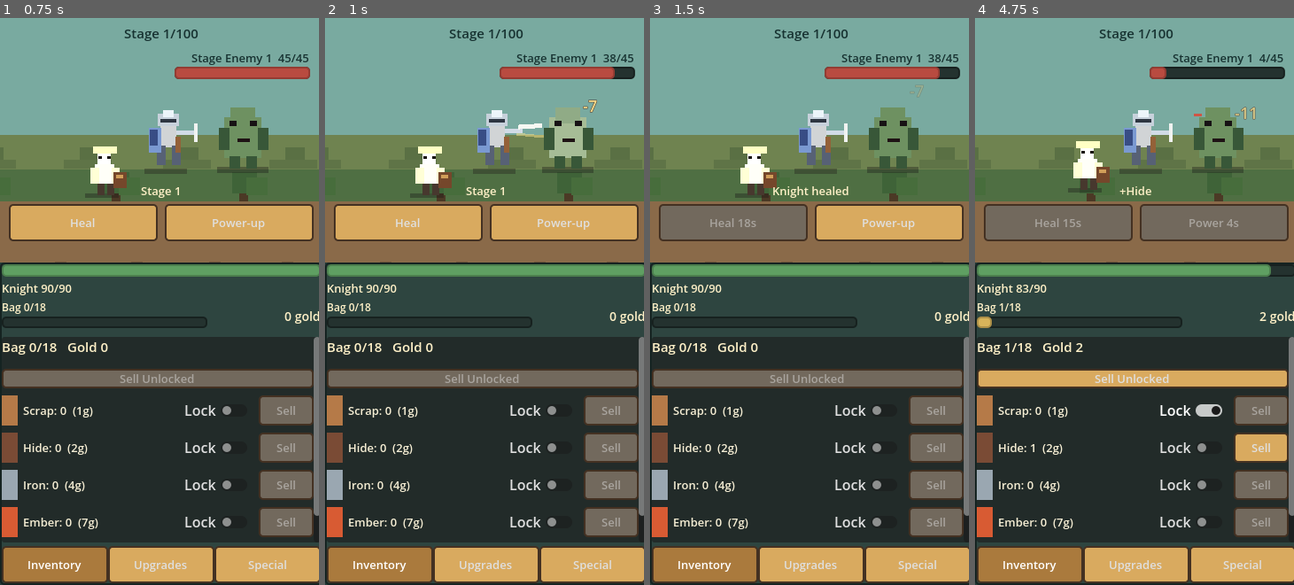
Above: before the commit, frames 1-4 (left to right).
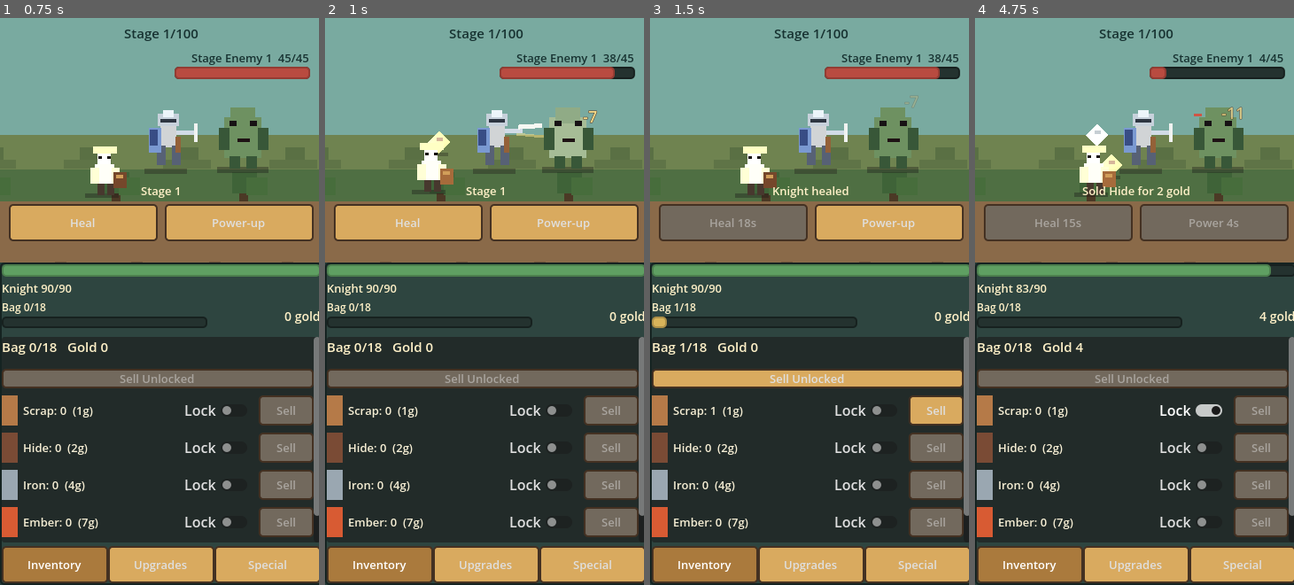
Above: after the commit, the same moments.

Repository: TheAmazingTurtle/knight-s-assistant
Game: Godot game, scene res://core/main.tscn
Two runs of this game, one before a commit and one after it. Both use one fixed random seed, a clock stepped at 60 frames per second and the inputs below.
Inputs:
- Up to frame 1 (0.75 s): click "Start" at 0.5 s
- Up to frame 2 (1 s): no input
- Up to frame 3 (1.5 s): click "Heal" at 1.25 s
- Up to frame 4 (4.75 s): click "Power-up" at 2 s; click "Sell Unlocked" at 2.75 s; click "Lock" at 3.5 s; click "Sell" at 4.25 s

Frame 1 is identical in both runs. In frame 2, 0.7% of the frame differs, in the area x 26-86%, y 14-32%; in frame 3, 3.7%; in frame 4, 5.0%, in the area x 0-98%, y 15-79%.

Commit message:
Make loot rain and rebalance upgrades

Diff:
--- a/autoloads/game_state.gd
+++ b/autoloads/game_state.gd
@@ -403,6 +403,25 @@
 	return combat_data.get("loot_drop_thresholds", [0.75, 0.5, 0.25])
 
 
+func get_attack_loot_drop_chance(is_boss: bool) -> float:
+	var config: Dictionary = combat_data.get("loot_rain", {})
+	var key := "boss_attack_drop_chance" if is_boss else "attack_drop_chance"
+	return clampf(float(config.get(key, 0.0)), 0.0, 1.0)
+
+
+func get_attack_loot_burst_count(is_boss: bool) -> int:
+	var config: Dictionary = combat_data.get("loot_rain", {})
+	var min_count: int = max(1, int(config.get("burst_min", 1)))
+	var max_key := "boss_burst_max" if is_boss else "burst_max"
+	var max_count: int = max(min_count, int(config.get(max_key, min_count)))
+	return rng.randi_range(min_count, max_count)
+
+
+func get_max_active_loot() -> int:
+	var config: Dictionary = combat_data.get("loot_rain", {})
+	return max(1, int(config.get("max_active_loot", 18)))
+
+
 func get_drops_per_enemy(is_boss: bool) -> int:
 	var key := "boss" if is_boss else "normal"
 	return int(loot_data.get("drops_per_enemy", {}).get(key, 4))
--- a/data/combat.json
+++ b/data/combat.json
@@ -23,5 +23,13 @@
   "enemy": {
     "base_attack_interval": 2.5
   },
-  "loot_drop_thresholds": [0.75, 0.5, 0.25]
+  "loot_drop_thresholds": [0.75, 0.5, 0.25],
+  "loot_rain": {
+    "attack_drop_chance": 0.65,
+    "boss_attack_drop_chance": 0.9,
+    "burst_min": 1,
+    "burst_max": 2,
+    "boss_burst_max": 3,
+    "max_active_loot": 18
+  }
 }
--- a/data/loot.json
+++ b/data/loot.json
@@ -43,7 +43,7 @@
     ]
   },
   "drops_per_enemy": {
-    "normal": 4,
-    "boss": 7
+    "normal": 18,
+    "boss": 36
   }
 }
--- a/data/upgrades.json
+++ b/data/upgrades.json
@@ -2,22 +2,22 @@
   "gold_upgrades": {
     "knight_damage": {
       "name": "Knight Damage",
-      "base_cost": 25,
-      "cost_growth": 1.5,
+      "base_cost": 75,
+      "cost_growth": 1.62,
       "max_level": 100,
       "value_per_level": 4
     },
     "knight_health": {
       "name": "Knight Health",
-      "base_cost": 30,
-      "cost_growth": 1.48,
+      "base_cost": 90,
+      "cost_growth": 1.6,
       "max_level": 100,
       "value_per_level": 25
     },
     "bag_capacity": {
       "name": "Bag Capacity",
-      "base_cost": 35,
-      "cost_growth": 1.42,
+      "base_cost": 70,
+      "cost_growth": 1.5,
       "max_level": 50,
       "base_capacity": 18,
       "value_per_level": 5
@@ -44,48 +44,48 @@
       "max_level": 20,
       "value_per_level": 0.05,
       "cost_sequence": "standard_20",
-      "base_value_cost": 16,
-      "value_cost_growth": 1.24
+      "base_value_cost": 40,
+      "value_cost_growth": 1.28
     },
     "health_regen": {
       "name": "Health Regen",
       "max_level": 20,
       "value_per_level": 1.2,
       "cost_sequence": "standard_20",
-      "base_value_cost": 14,
-      "value_cost_growth": 1.23
+      "base_value_cost": 36,
+      "value_cost_growth": 1.27
     },
     "health_multiplier": {
       "name": "Health Multiplier",
       "max_level": 20,
       "value_per_level": 0.08,
       "cost_sequence": "standard_20",
-      "base_value_cost": 24,
-      "value_cost_growth": 1.25
+      "base_value_cost": 58,
+      "value_cost_growth": 1.29
     },
     "porter_heal_cooldown": {
       "name": "Potion Cooldown",
       "max_level": 15,
       "value_per_level": 0.8,
       "cost_sequence": "standard_15",
-      "base_value_cost": 12,
-      "value_cost_growth": 1.24
+      "base_value_cost": 30,
+      "value_cost_growth": 1.27
     },
     "porter_tonic_multiplier": {
       "name": "Tonic Effect",
       "max_level": 15,
       "value_per_level": 0.18,
       "cost_sequence": "standard_15",
-      "base_value_cost": 18,
-      "value_cost_growth": 1.25
+      "base_value_cost": 44,
+      "value_cost_growth": 1.28
     },
     "porter_tonic_cooldown": {
       "name": "Tonic Cooldown",
       "max_level": 15,
       "value_per_level": 1.1,
       "cost_sequence": "standard_15",
-      "base_value_cost": 16,
-      "value_cost_growth": 1.24
+      "base_value_cost": 40,
+      "value_cost_growth": 1.27
     }
   }
 }
--- a/screens/game_screen/game_screen.gd
+++ b/screens/game_screen/game_screen.gd
@@ -447,6 +447,7 @@
 	if enemy_view != null:
 		enemy_view.pulse_hit()
 		enemy_view.set_health_ratio(enemy_hp / enemy_max_hp)
+	_maybe_drop_attack_loot()
 	_check_drop_thresholds()
 	if enemy_hp <= 0.0:
 		_handle_enemy_defeated()
@@ -522,6 +523,21 @@
 		return
 	var drop: Dictionary = remaining_enemy_loot.pop_front()
 	_spawn_loot_from_drop(drop)
+
+
+func _maybe_drop_attack_loot() -> void:
+	if remaining_enemy_loot.is_empty():
+		return
+	if active_loot.size() >= GameState.get_max_active_loot():
+		return
+	var is_boss := bool(enemy_stats.get("is_boss", false))
+	if GameState.rng.randf() > GameState.get_attack_loot_drop_chance(is_boss):
+		return
+	var burst_count := GameState.get_attack_loot_burst_count(is_boss)
+	for i in range(burst_count):
+		if remaining_enemy_loot.is_empty() or active_loot.size() >= GameState.get_max_active_loot():
+			return
+		_drop_next_enemy_loot()
 
 
 func _handle_enemy_defeated() -> void:
Not shown, changed: README.md
